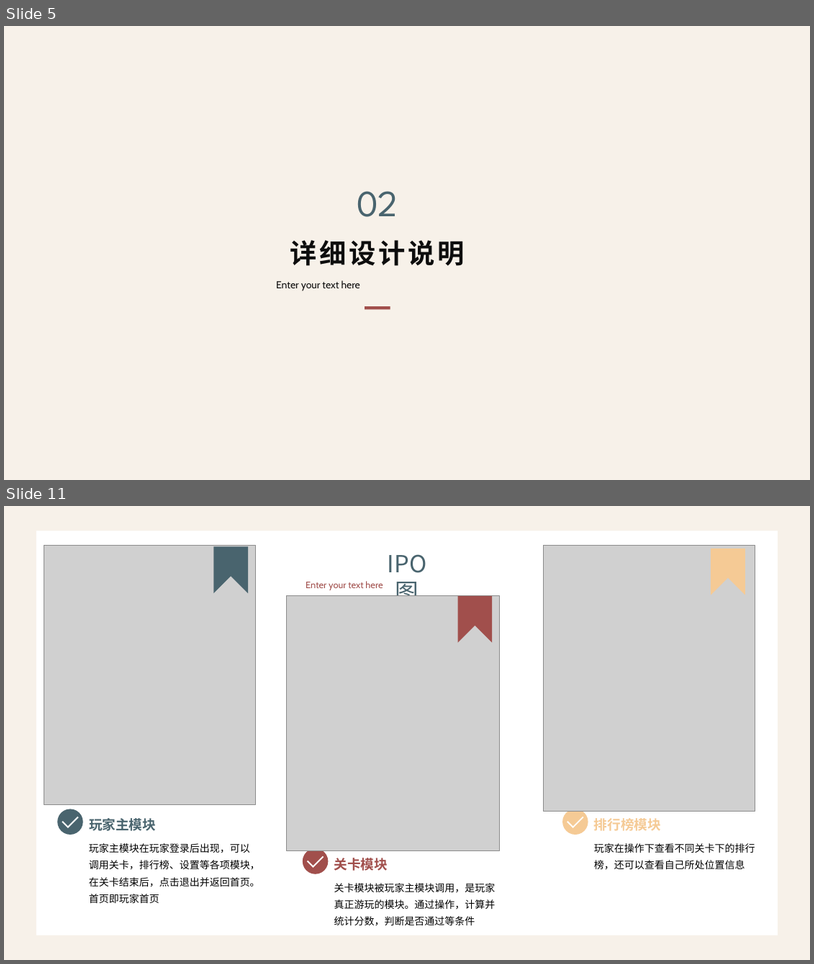
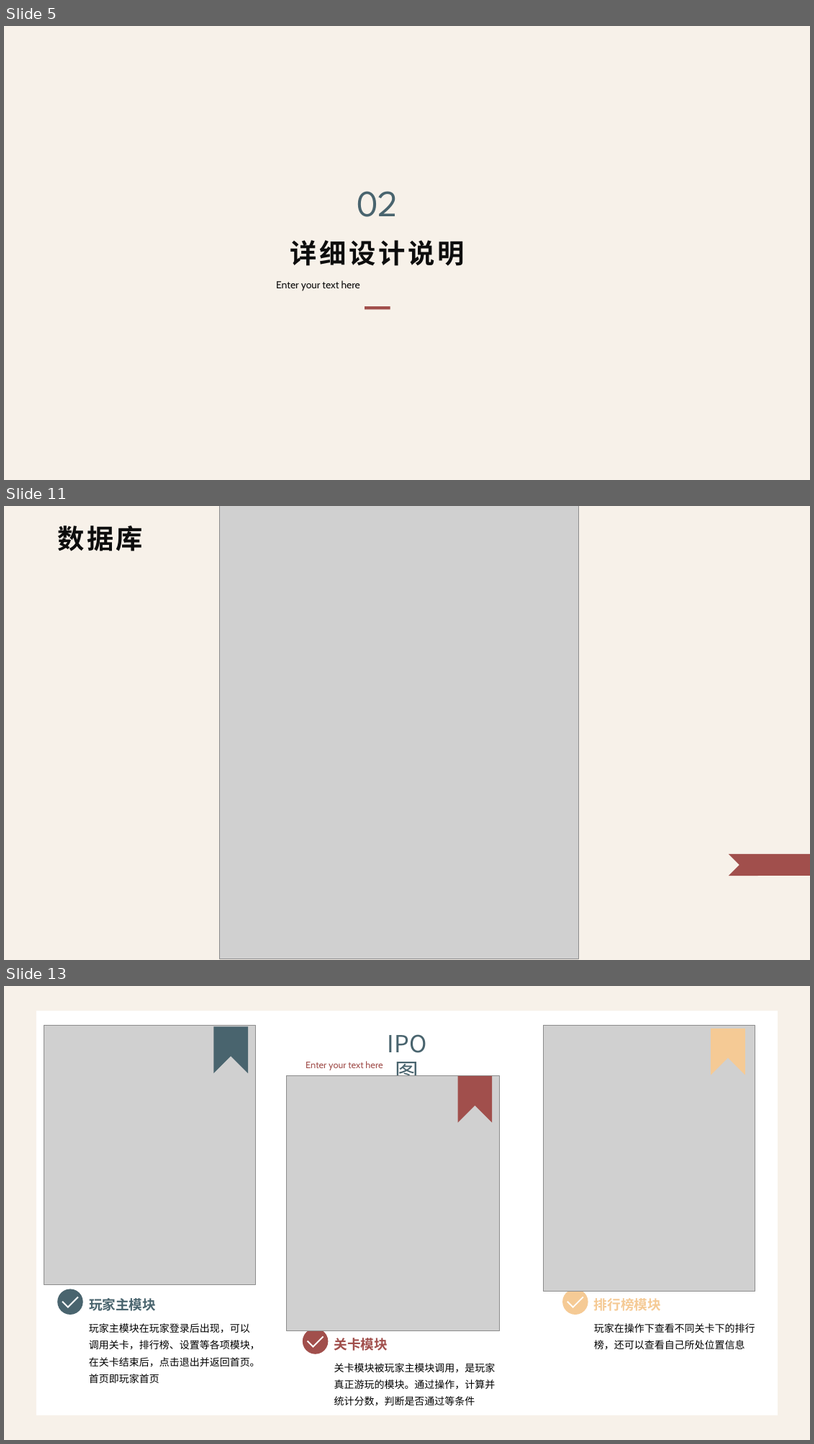
Before and after one commit to ZUCC-MUSICDREAM/start, a slide deck: SE2021-G013-详细设计报告/SE2021-G013-详细设计说明.pptx. Shown one above the other, each under a label of ours: slides 5 and 11 before the commit, slides 5, 11 and 13 after it; the slides between them are not shown. The pictures are 814x964 and 814x1444 pixels, drawn with LibreOffice and Linux fonts; fonts in the diff are those of the drawing; grey boxes stand for pictures; background and template pictures are left out. Boxes give left, top, right and bottom in pixels: in the first picture for what was removed or moved away, otherwise in the second. Text is boxed around its words. In the diff, an @@ line names an element or a change of style, - is before the commit and + after.

```diff
--- a/SE2021-G013-详细设计报告/SE2021-G013-详细设计说明.pptx
+++ b/SE2021-G013-详细设计报告/SE2021-G013-详细设计说明.pptx
@@ slide 11 added at (4, 506, 810, 960), background #F7F1E9 @@
@@ text added at (57, 525, 143, 551), 32 pt, text #0D0D0D, bold @@
+数据库
@@ picture added at (219, 506, 579, 958) @@
@@ freeform shape added at (729, 854, 810, 875), fill #A14F4C @@
@@ what was slide 11 is now slide 13 @@
```
Also in this commit, not shown: 3 slides changed, 3 other slides added, 2 slides removed, 1 other file.
